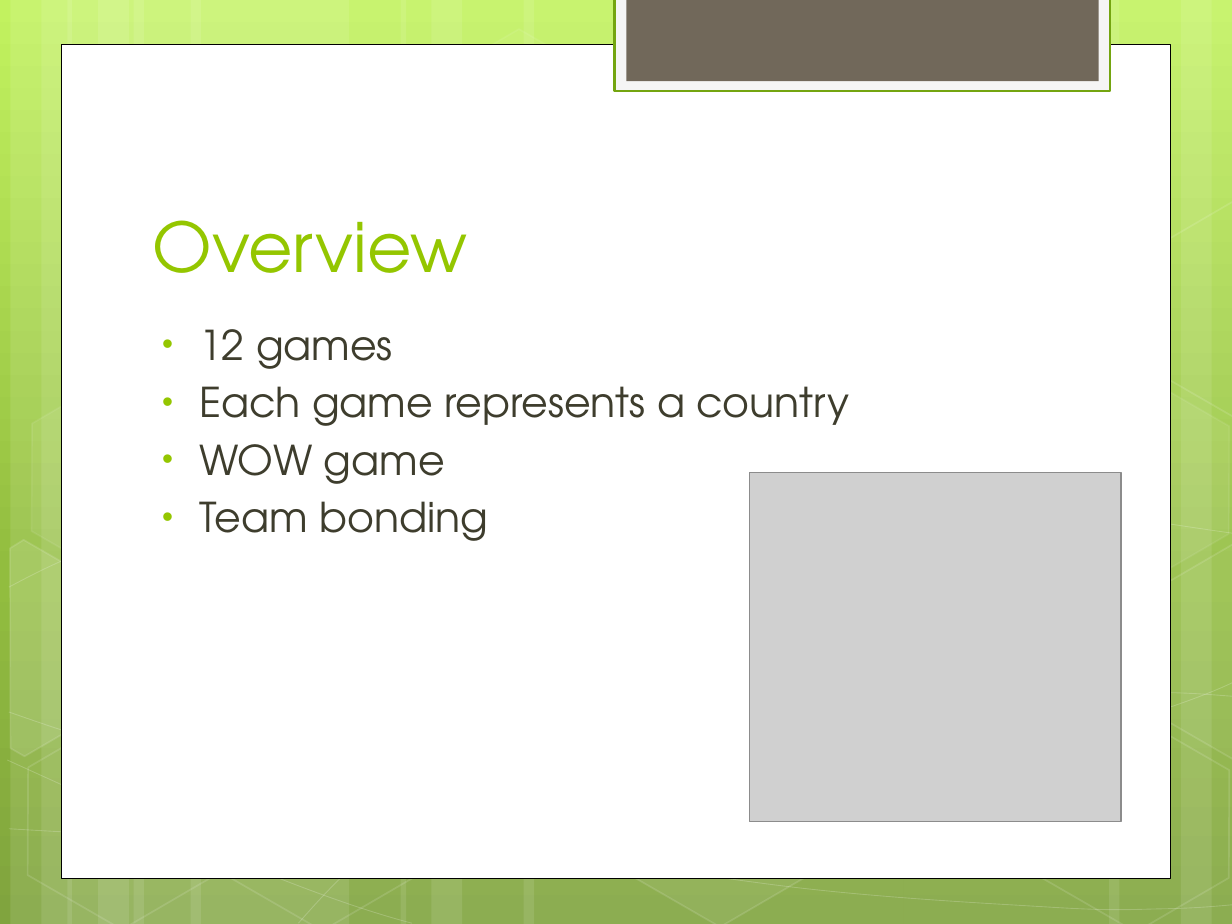
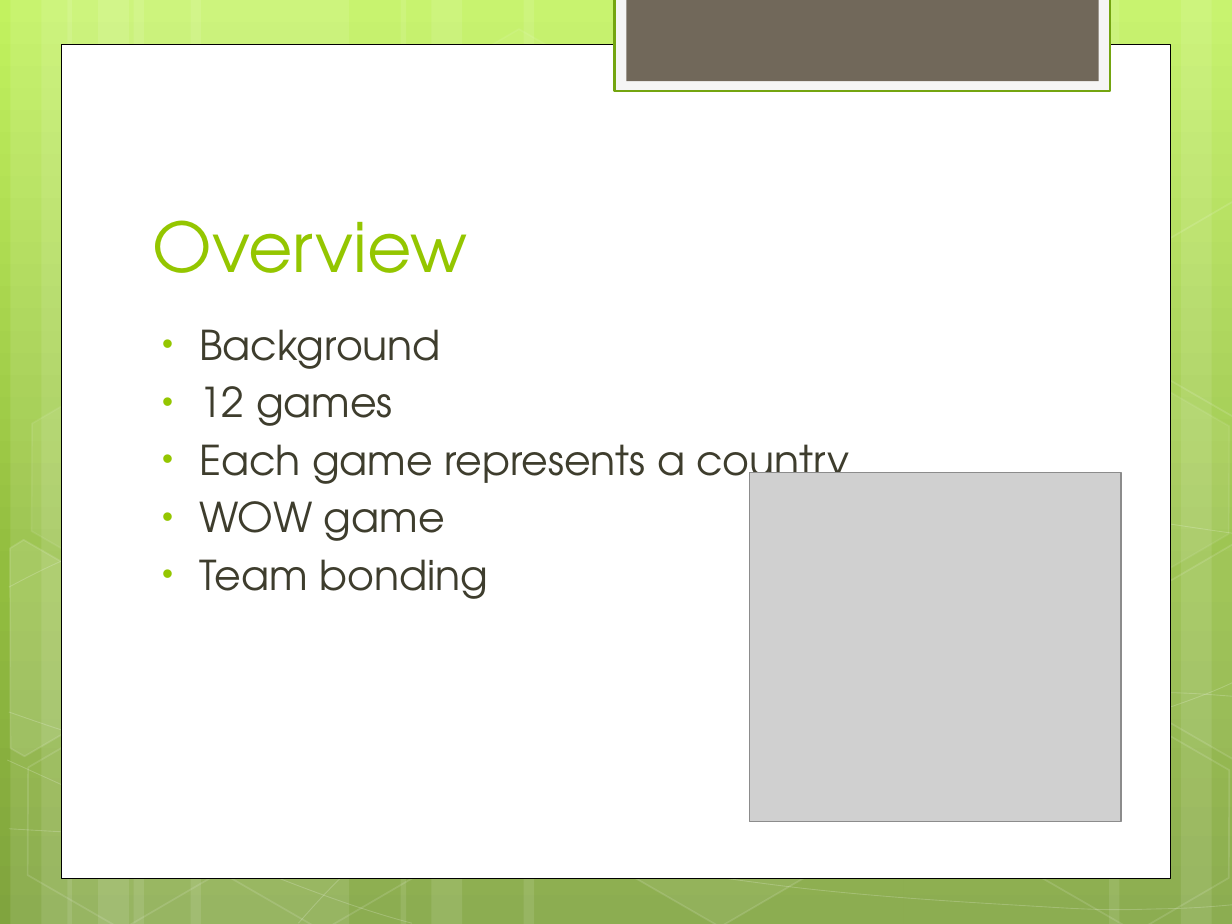
Before and after one commit to unkani/arcade-world, a slide deck: slide 2 of CulturalAwarenessArcadePresentation.pptx. Drawn at 1232x924 pixels with LibreOffice and Linux fonts; fonts in the diff are those of the drawing; grey boxes stand for pictures. Boxes give left, top, right and bottom in pixels: in the first picture for what was removed or moved away, otherwise in the second. Text is boxed around its words. In the diff, an @@ line names an element or a change of style, - is before the commit and + after.

```diff
--- a/CulturalAwarenessArcadePresentation.pptx
+++ b/CulturalAwarenessArcadePresentation.pptx
@@ text at [199, 329, 441, 369]: paragraph added @@
+• Background
```
Also in this commit, not shown: 1 other slide changed, 1 slide added, 3 other files.
